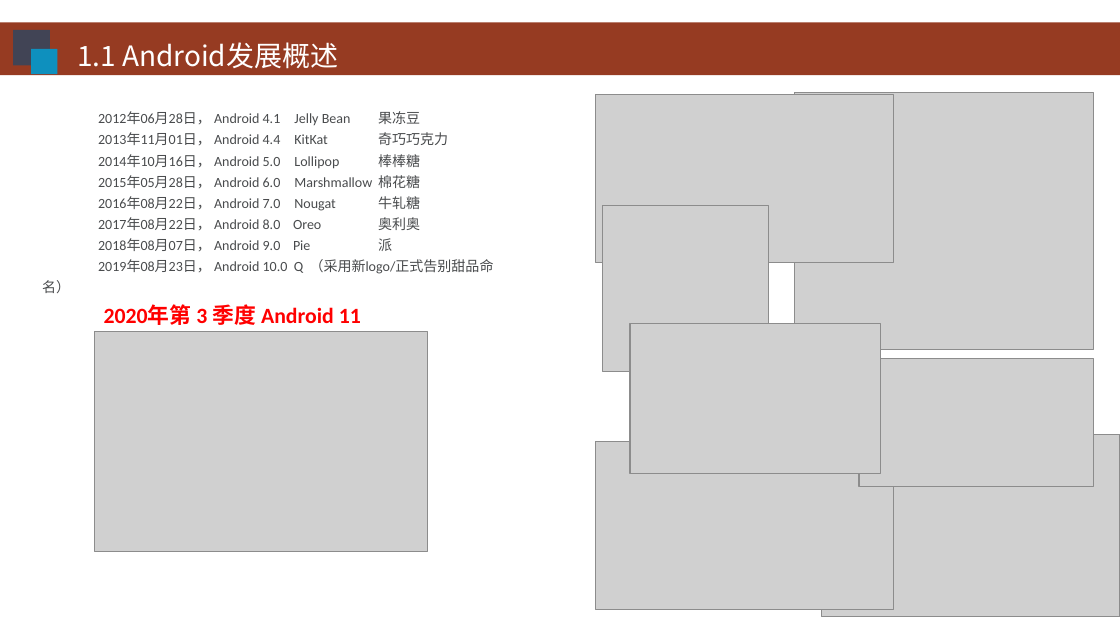
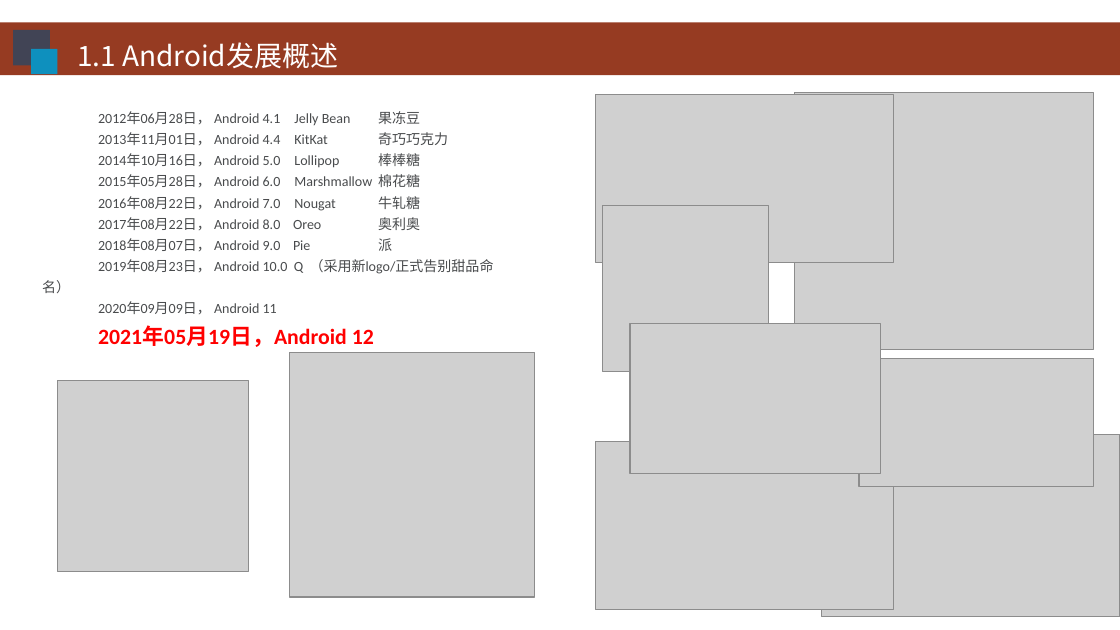
Before and after one commit to HBU/Android-PPT, a slide deck: slide 4 of 01.0 -- 配置环境 -- 第01章.pptx. Drawn at 1120x630 pixels with LibreOffice and Linux fonts; fonts in the diff are those of the drawing; grey boxes stand for pictures; background and template pictures are left out. Boxes give left, top, right and bottom in pixels: in the first picture for what was removed or moved away, otherwise in the second. Text is boxed around its words. In the diff, an @@ line names an element or a change of style, - is before the commit and + after.

Commit message:
PPT

```diff
--- a/01.0 -- 配置环境 -- 第01章.pptx
+++ b/01.0 -- 配置环境 -- 第01章.pptx
@@ text at box(98, 301, 374, 347): text changed; size 14 to 9 pt; text colour #FF0000 to #494B4D; bold off @@
-2020年第 3 季度 Android 11
+2020年09月09日， Android 11
+2021年05月19日，Android 12
@@ picture removed at box(95, 332, 429, 551) @@
@@ picture added at box(289, 352, 534, 597) @@
@@ picture added at box(57, 381, 248, 572) @@
```
Also in this commit, not shown: 2 other slides changed, 1 other file.
